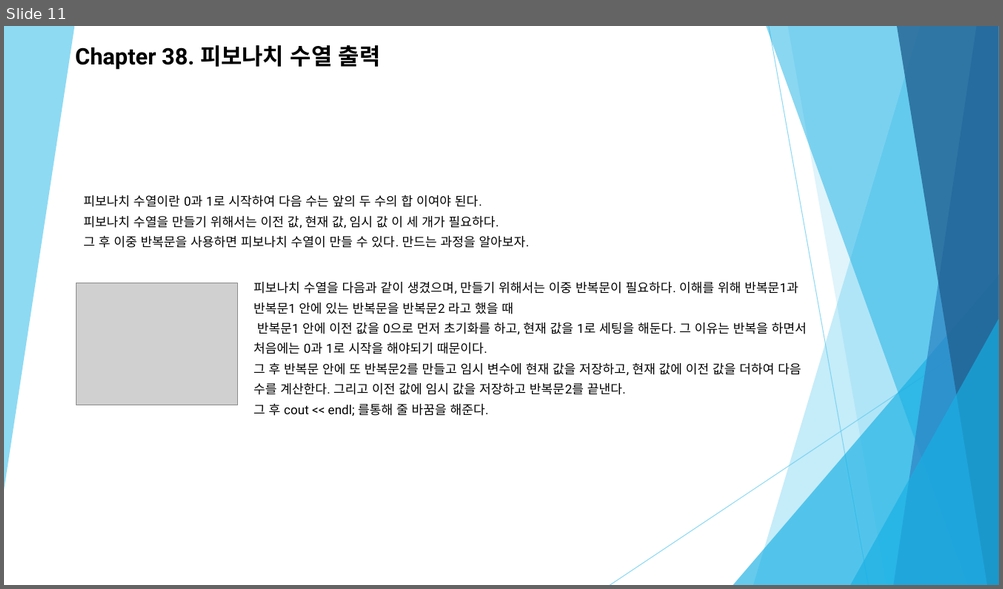
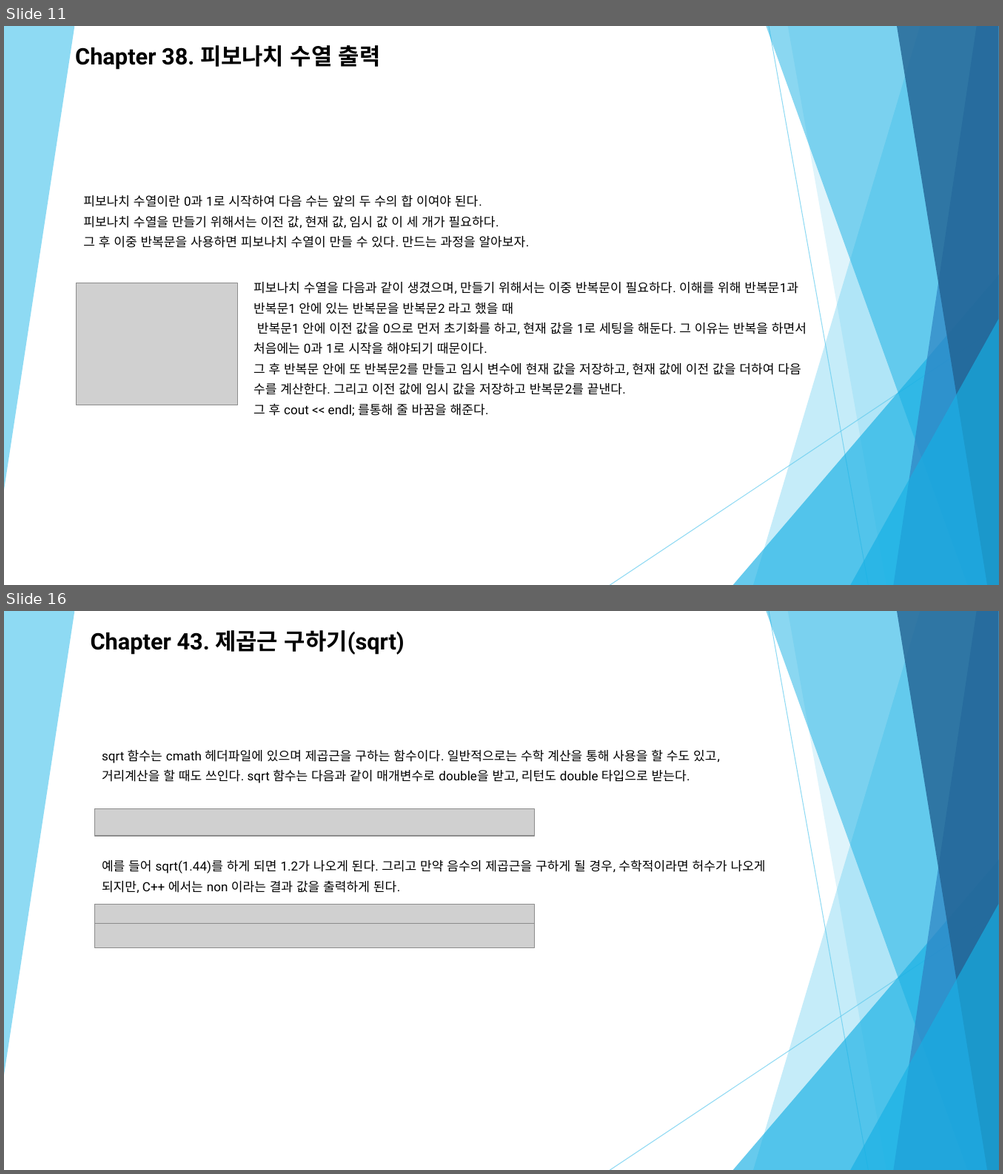
Before and after one commit to Zoselro/C-200, a slide deck: 세미나 자료/C++ 세미나 두 번째(1).pptx. Shown one above the other, each under a label of ours: slide 11 before the commit, slides 11 and 16 after it; the slides between them are not shown. The pictures are 1003x589 and 1003x1174 pixels, drawn with LibreOffice and Linux fonts; fonts in the diff are those of the drawing; grey boxes stand for pictures. Boxes give left, top, right and bottom in pixels: in the first picture for what was removed or moved away, otherwise in the second. Text is boxed around its words. In the diff, an @@ line names an element or a change of style, - is before the commit and + after.

```diff
--- a/세미나 자료/C++ 세미나 두 번째(1).pptx
+++ b/세미나 자료/C++ 세미나 두 번째(1).pptx
@@ slide 16 added at (4,611,999,1170), background #FFFFFF; not listed: 10 template elements that a slide beside it also shows @@
@@ text added at (91,630,404,655), 22 pt, text #000000, bold @@
+Chapter 43. 제곱근 구하기(sqrt)
@@ text added at (102,749,720,783), 12.2 pt, text #000000 @@
+sqrt 함수는 cmath 헤더파일에 있으며 제곱근을 구하는 함수이다. 일반적으로는 수학 계산을 통해 사용을 할 수도 있고, 거리계산을 할 때도 쓰인다. sqrt 함수는 다음과 같이 매개변수로 double을 받고, 리턴도 double 타입으로 받는다.
@@ picture added at (94,809,535,835) @@
@@ text added at (102,860,765,894), 12.2 pt, text #000000 @@
+예를 들어 sqrt(1.44)를 하게 되면 1.2가 나오게 된다. 그리고 만약 음수의 제곱근을 구하게 될 경우, 수학적이라면 허수가 나오게 되지만, C++ 에서는 non 이라는 결과 값을 출력하게 된다.
@@ picture added at (94,904,535,924) @@
@@ picture added at (94,924,535,948) @@
```
Also in this commit, not shown: 1 slide changed, 24 other slides added.
